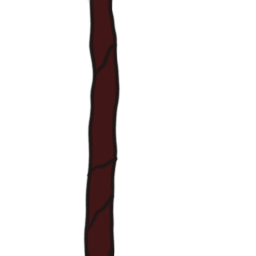
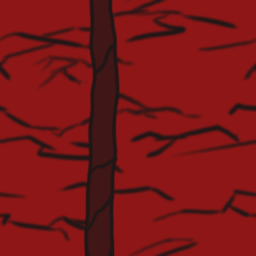
Layered file, before and after one edit (w=256, h=256). Changes by layer:
pixels changed over [0, 0, 256, 256] (layer not identified)
